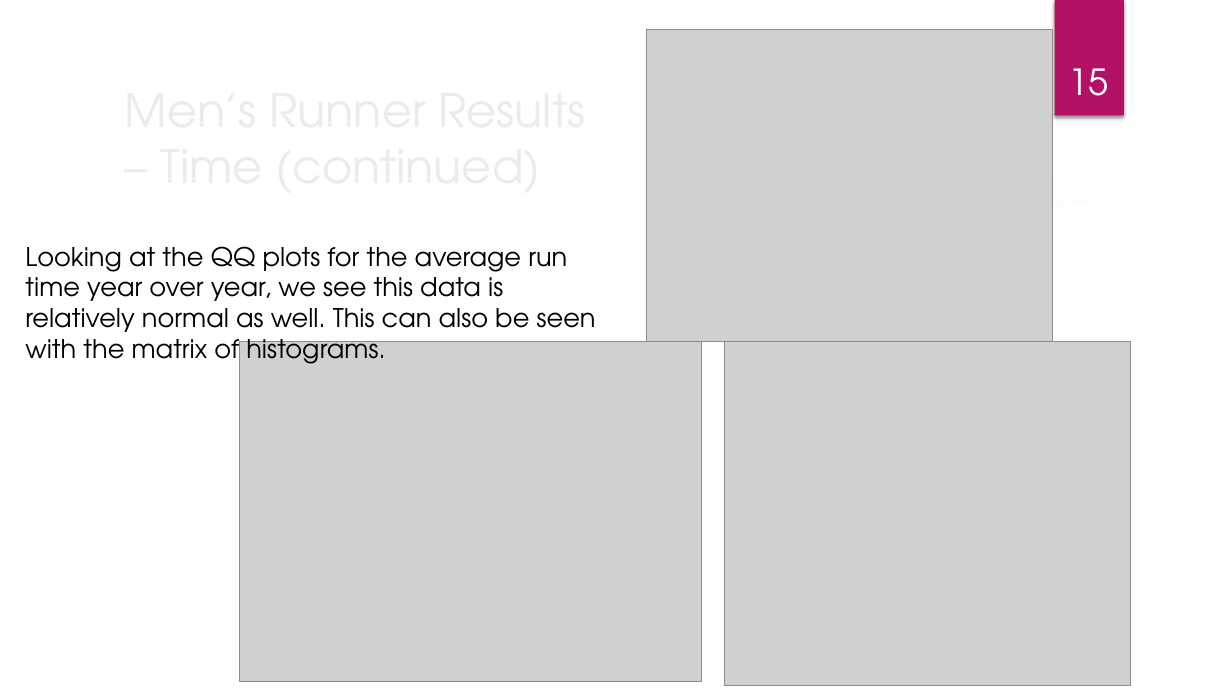
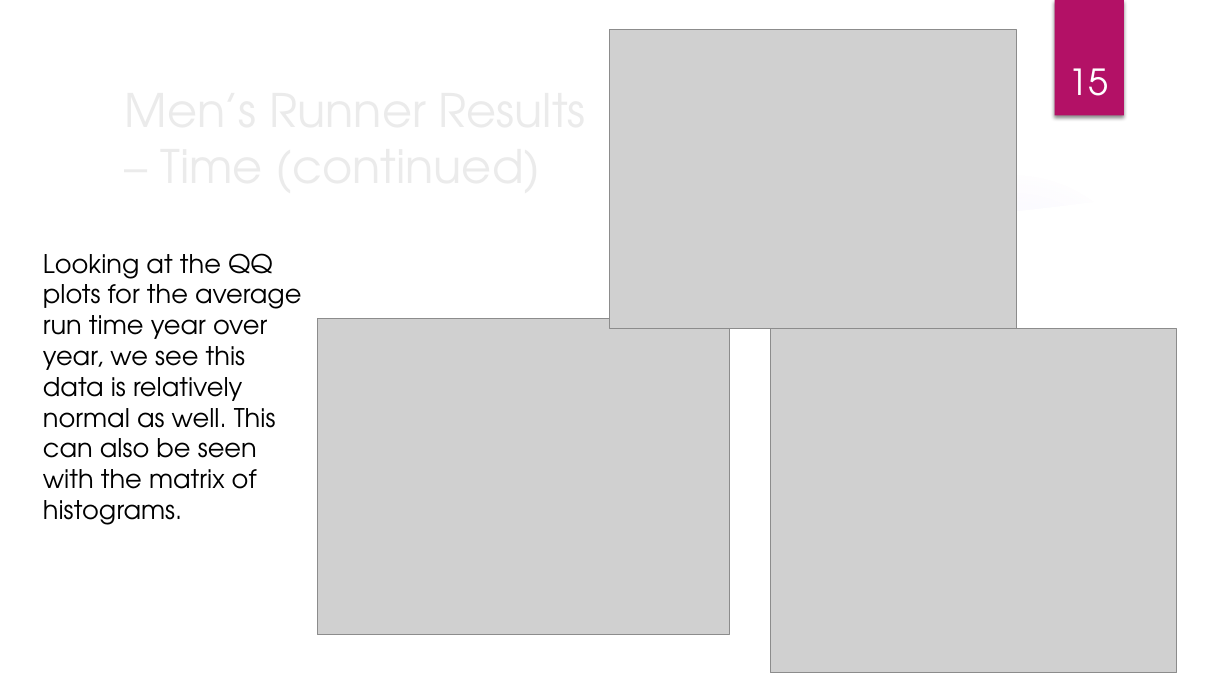
Before and after one commit to elkinst65/QTW_08, a slide deck: slide 15 of infographic.pptx. Drawn at 1232x693 pixels with LibreOffice and Linux fonts; fonts in the diff are those of the drawing; grey boxes stand for pictures; background and template pictures are left out. Boxes give left, top, right and bottom in pixels: in the first picture for what was removed or moved away, otherwise in the second. Text is boxed around its words. In the diff, an @@ line names an element or a change of style, - is before the commit and + after.

```diff
--- a/infographic.pptx
+++ b/infographic.pptx
@@ picture: place and size @@
-picture at bbox=[239, 342, 702, 682]
+picture at bbox=[610, 30, 1017, 328]
@@ text "Looking at the QQ plots ..." rewrapped from bbox=[25, 246, 596, 364] to bbox=[43, 253, 301, 525] @@
@@ picture: place and size @@
-picture at bbox=[647, 30, 1054, 341]
+picture at bbox=[317, 319, 729, 635]
@@ picture: place and size @@
-picture at bbox=[725, 342, 1131, 687]
+picture at bbox=[771, 328, 1177, 673]
```
Also in this commit, not shown: 8 other slides changed.
